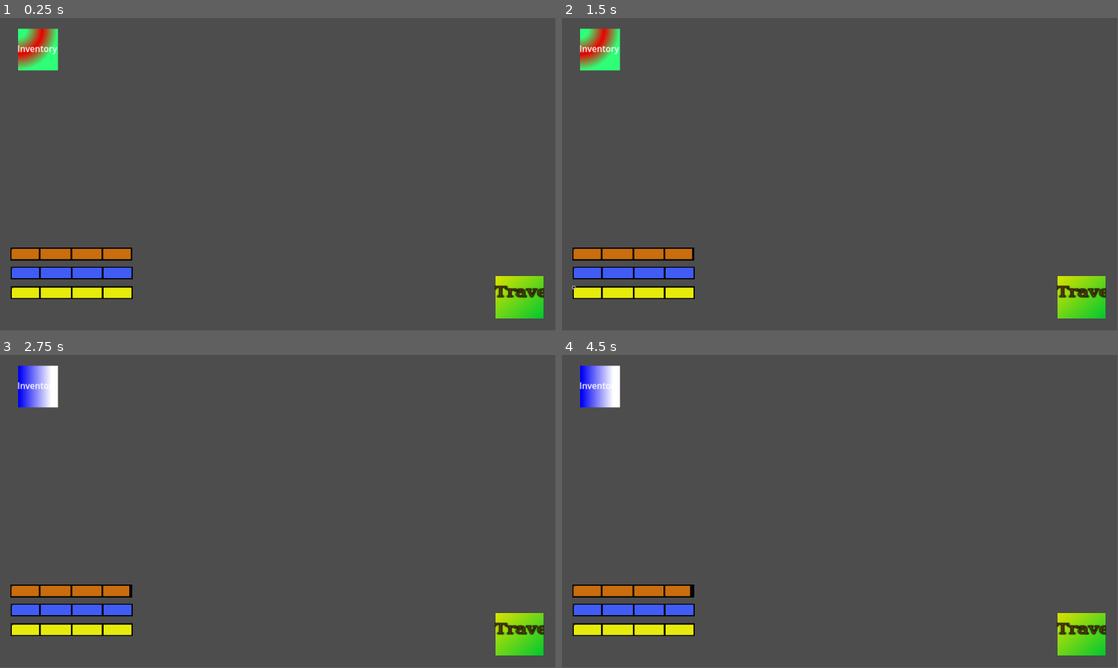
Above: before the commit, frames 1-4 (two rows, left to right).
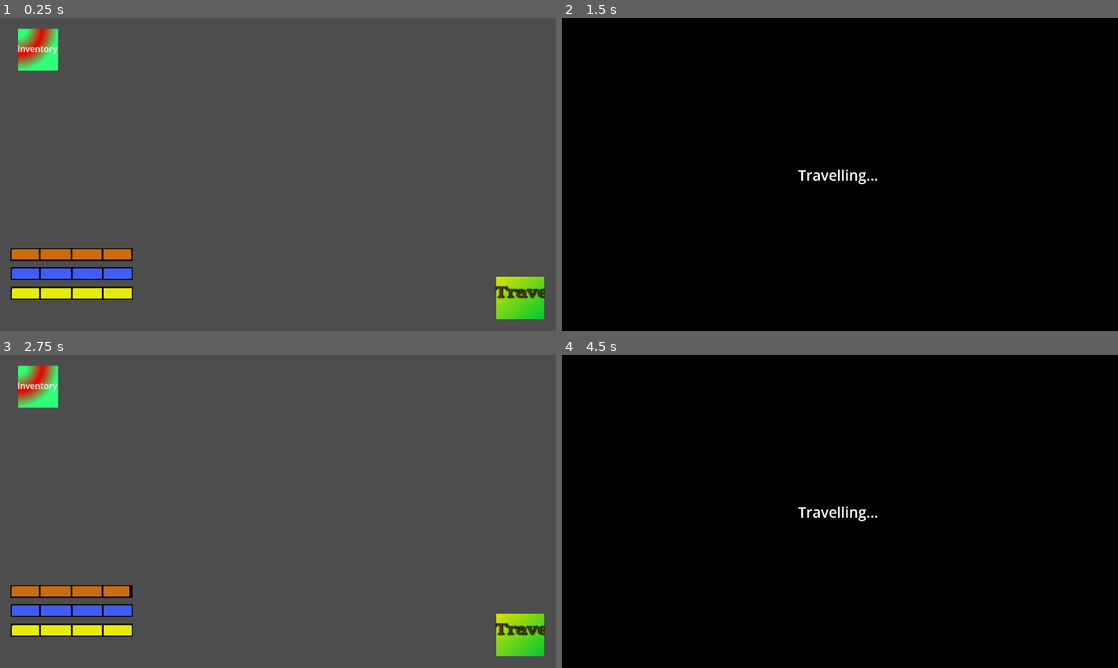
Above: after the commit, the same moments.

Repository: Peafowll/They-Left-Me
Game: Godot game, scene res://Objects/travel_mode.tscn
The game is run twice, just before and just after one commit, with the same random seed, the same clock (stepped at 60 frames per second) and the same inputs.
Inputs (mouse positions are in pixels of both pictures, inside the frame that each line leads up to):
- Up to frame 1 (0.25 s): no input
- Up to frame 2 (1.5 s): click "Travel" at 0.5 s; click (573, 287) at 1.27 s
- Up to frame 3 (2.75 s): click "Inventory" at 2 s
- Up to frame 4 (4.5 s): click (573, 624) at 2.77 s; click "Travel" at 3.5 s; click "Inventory" at 4.25 s
In our replay, the window is 799x449 before the commit and 800x450 after it. These sizes can differ from the game's own. Grey fills any space a smaller window leaves; there, only what the larger window draws over its background counts as a difference.

The runs differ from the first frame. In frame 1, 1.1% of the frame differs, in the area x 1-98%, y 3-97%; in frame 2, 99%, in the area x 0-100%, y 0-100%; in frame 3, 2.0%; in frame 4, 99%.

Commit message:
transition without animation
nu imi place deloc cat de greu e sa faci o animatie

Diff:
--- a/Objects/travel_mode.tscn
+++ b/Objects/travel_mode.tscn
@@ -109,14 +109,15 @@
 
 [node name="RichTextLabel" type="RichTextLabel" parent="TravelButton"]
 layout_mode = 0
-offset_left = -2.27747
-offset_top = 17.3285
-offset_right = 40.7225
-offset_bottom = 40.3285
+offset_left = -2.0
+offset_top = 17.0
+offset_right = 41.0
+offset_bottom = 40.0
 scale = Vector2(1.82284, 1.51439)
 mouse_filter = 2
 theme = ExtResource("1_gyy25")
 text = "Travel"
+scroll_active = false
 autowrap_mode = 0
 
 [node name="InventoryButton" type="TextureButton" parent="."]
@@ -137,3 +138,31 @@
 mouse_filter = 2
 text = "Inventory"
 scroll_active = false
+
+[node name="CanvasLayer" type="CanvasLayer" parent="."]
+
+[node name="ColorRect" type="ColorRect" parent="CanvasLayer"]
+anchors_preset = 15
+anchor_right = 1.0
+anchor_bottom = 1.0
+grow_horizontal = 2
+grow_vertical = 2
+color = Color(0, 0, 0, 1)
+
+[node name="RichTextLabel" type="RichTextLabel" parent="CanvasLayer"]
+anchors_preset = 8
+anchor_left = 0.5
+anchor_top = 0.5
+anchor_right = 0.5
+anchor_bottom = 0.5
+offset_left = -145.0
+offset_top = -33.0
+offset_right = 145.0
+offset_bottom = 33.0
+grow_horizontal = 2
+grow_vertical = 2
+theme_override_font_sizes/normal_font_size = 50
+text = "Travelling..."
+scroll_active = false
+
+[connection signal="pressed" from="TravelButton" to="UIUpdate" method="_on_travel_button_pressed"]
--- a/Objects/ui_update.gd
+++ b/Objects/ui_update.gd
@@ -4,7 +4,18 @@
 @onready var thirst_bar: ProgressBar = $ThirstBar
 @onready var hunger_bar: ProgressBar = $HungerBar
 
-func _process(delta: float) -> void:
+@onready var canvas_layer = $"../CanvasLayer"
+
+func _process(_delta: float) -> void:
 	energy_bar.value = Player.energy
 	hunger_bar.value = Player.hunger
 	thirst_bar.value = Player.thirst
+
+func _ready() -> void:
+	canvas_layer.visible = false
+
+func _on_travel_button_pressed() -> void:
+	canvas_layer.visible = true
+	# Play footstep sound
+	await get_tree().create_timer(2).timeout
+	canvas_layer.visible = false
--- a/Resources/Locations/city.tres
+++ b/Resources/Locations/city.tres
@@ -6,8 +6,7 @@
 [resource]
 script = ExtResource("1_aovxi")
 name = "city"
-background_image = "Cityscape"
+background_image = "cityscape"
 background_noise = "citynoise"
 size = 25
 loot_table = ExtResource("1_mlitp")
-metadata/_custom_type_script = "uid://khlnrk4jhk41"
--- /dev/null
+++ b/Resources/Locations/forest.tres
@@ -0,0 +1,12 @@
+[gd_resource type="Resource" script_class="Location" load_steps=3 format=3 uid="uid://rlk44cpv288x"]
+
+[ext_resource type="Resource" uid="uid://d2iqmpqnhq6nb" path="res://Resources/LootPools/forest_pool.tres" id="1_4yyru"]
+[ext_resource type="Script" uid="uid://khlnrk4jhk41" path="res://Objects/location.gd" id="1_m8oc2"]
+
+[resource]
+script = ExtResource("1_m8oc2")
+name = "forest"
+background_image = "forestscape"
+background_noise = "forestnoise"
+size = 15
+loot_table = ExtResource("1_4yyru")
--- a/Resources/LootPools/city_pool.tres
+++ b/Resources/LootPools/city_pool.tres
@@ -10,4 +10,3 @@
 script = ExtResource("1_4pgkn")
 name = "city"
 pool = Array[ExtResource("1_frt3j")]([ExtResource("2_k3his"), ExtResource("3_kcmyd"), ExtResource("4_i4g17")])
-metadata/_custom_type_script = "uid://bd86tr0dm08je"
--- /dev/null
+++ b/Resources/LootPools/forest_pool.tres
@@ -0,0 +1,10 @@
+[gd_resource type="Resource" script_class="LootTable" load_steps=4 format=3 uid="uid://d2iqmpqnhq6nb"]
+
+[ext_resource type="Script" path="res://Objects/consumable.gd" id="1_oqt48"]
+[ext_resource type="Script" path="res://Objects/loot_table.gd" id="2_b3j40"]
+[ext_resource type="Resource" uid="uid://b6uuqy6ksicrg" path="res://Resources/Consumables/bag_of_chips.tres" id="2_th3a0"]
+
+[resource]
+script = ExtResource("2_b3j40")
+name = "forest"
+pool = Array[ExtResource("1_oqt48")]([ExtResource("2_th3a0")])
--- a/player.gd
+++ b/player.gd
@@ -5,5 +5,5 @@
 @export_range(0,100) var energy : float = 100
 @export_range(0,100) var sanity : float = 100
 
-func _process(delta: float) -> void:
+func _process(_delta: float) -> void:
 	hunger-=0.01
--- a/project.godot
+++ b/project.godot
@@ -24,3 +24,4 @@
 
 window/size/viewport_width=1920
 window/size/viewport_height=1080
+window/stretch/mode="viewport"
--- a/world.gd
+++ b/world.gd
@@ -6,7 +6,8 @@
 
 
 var Locations : Array[Location] = []
-
+var current_location
 func _ready() -> void:
 	Locations.append(load( "res://Resources/Locations/city.tres"))
 	print(Locations[0].loot_table.pool[0].name)
+	current_location = Locations[0]
Not shown: 1 places in Resources/LootPools/city_pool.tres that only renumber resources
